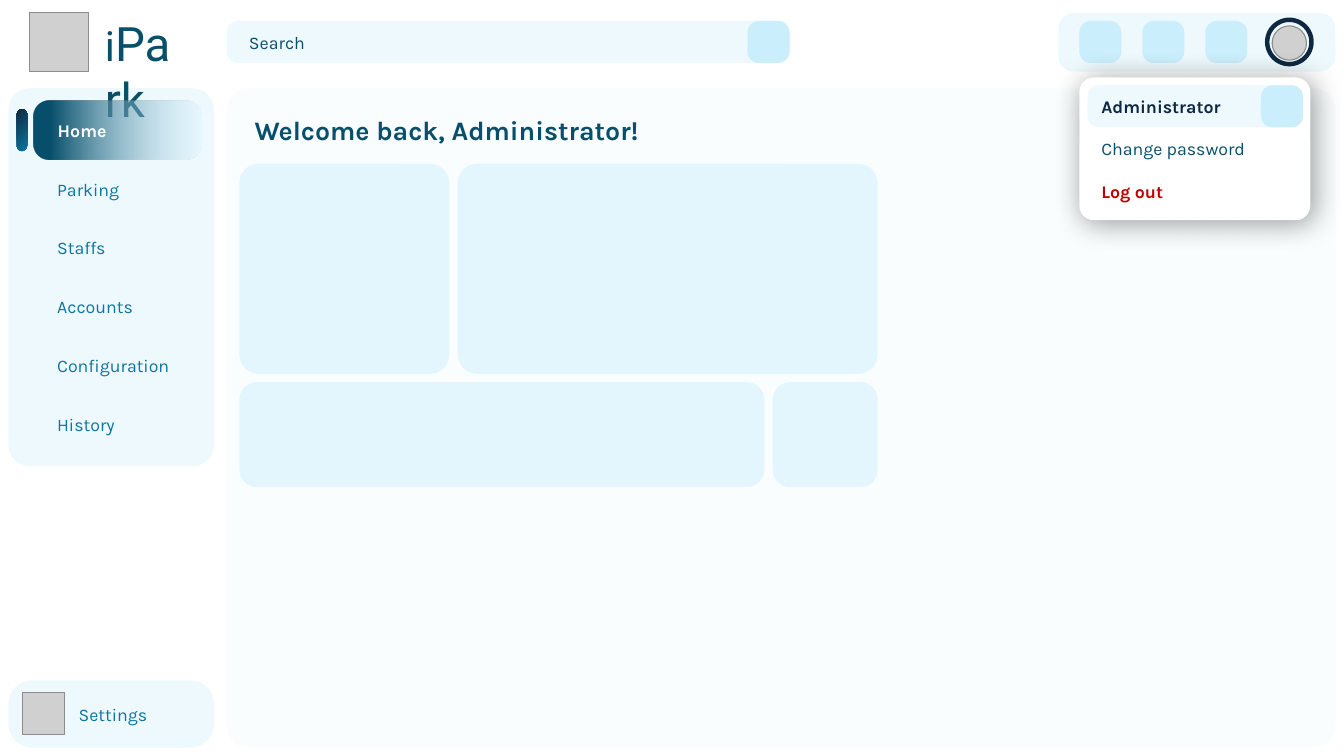
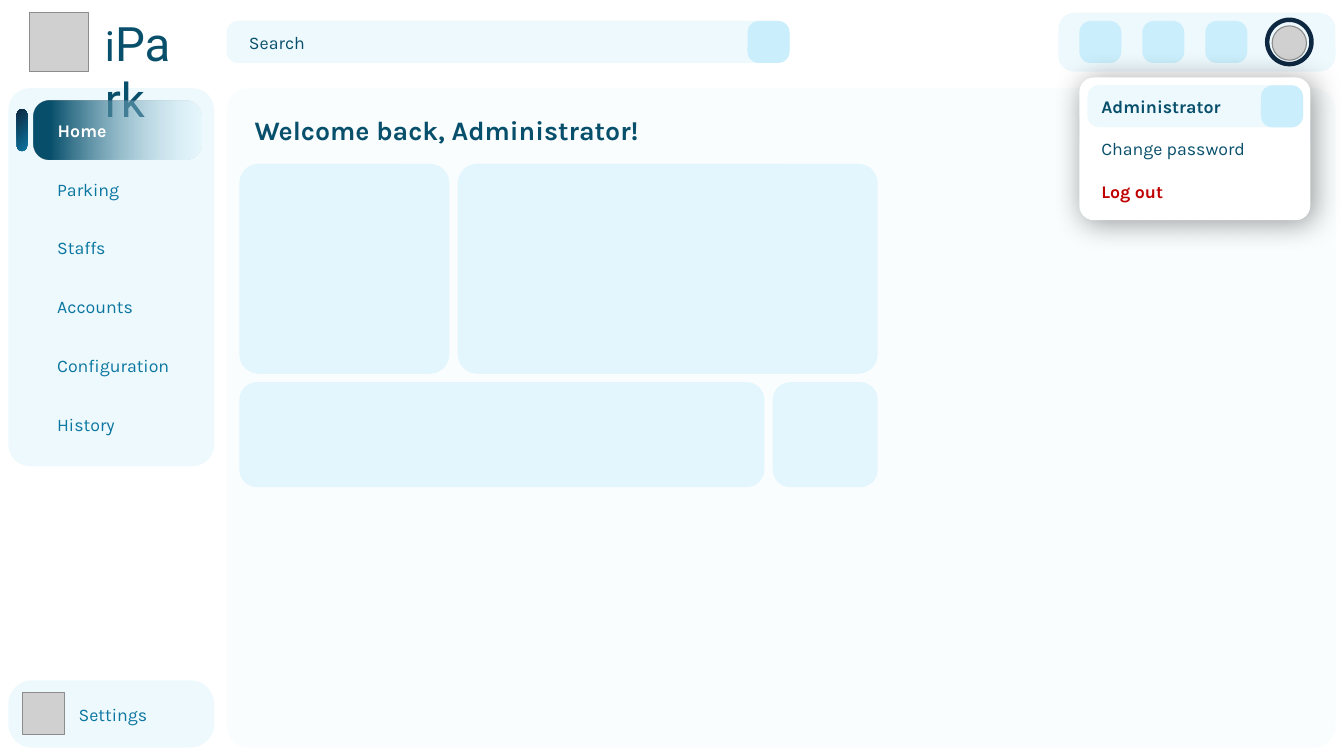
Before and after one commit to 1172005thinh/HCMUT-SmartParking-System, a slide deck: slide 5 of design/UI_UX/ui_concept.pptx. Drawn at 1344x756 pixels with LibreOffice and Linux fonts; fonts in the diff are those of the drawing; grey boxes stand for pictures. Boxes give left, top, right and bottom in pixels: in the first picture for what was removed or moved away, otherwise in the second. Text is boxed around its words. In the diff, an @@ line names an element or a change of style, - is before the commit and + after.

```diff
--- a/design/UI_UX/ui_concept.pptx
+++ b/design/UI_UX/ui_concept.pptx
@@ rounded rectangle "Administrator" at [1087,85,1302,127]: text colour #0E2841 to #084F6A @@
```
Also in this commit, not shown: 2 other files.
